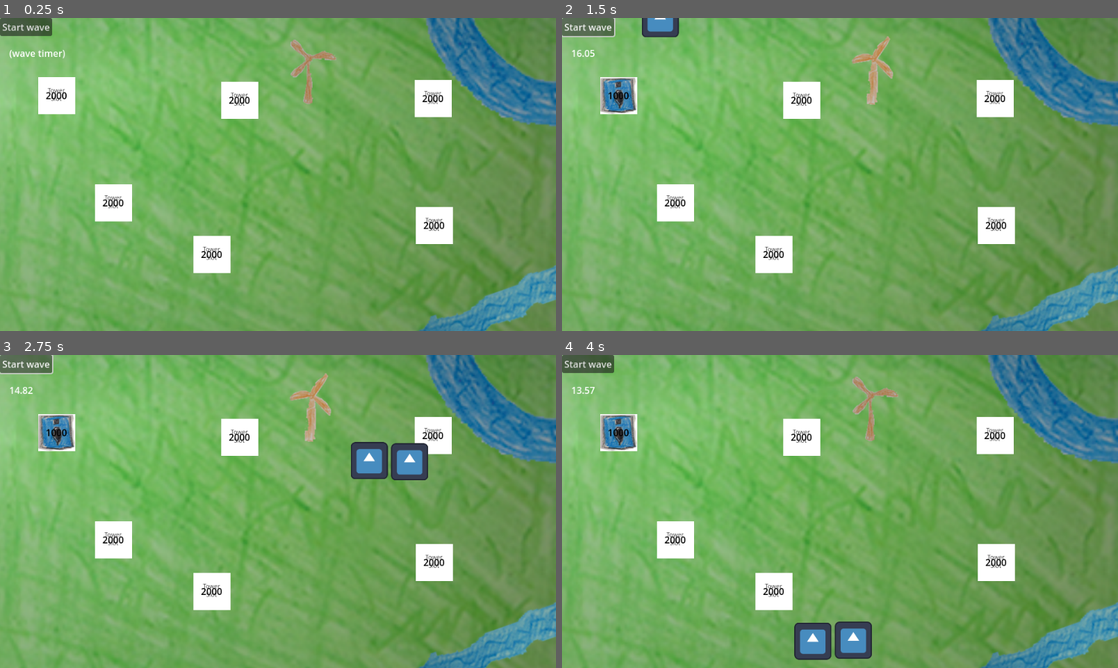
Above: before the commit, frames 1-4 (two rows, left to right).
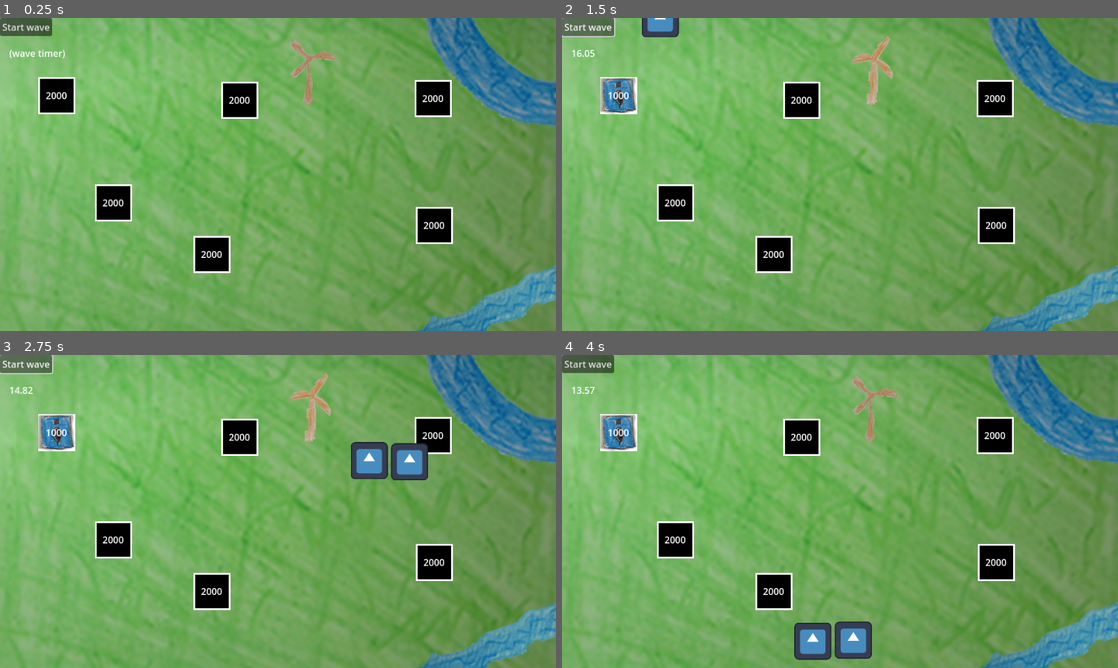
Above: after the commit, the same moments.

Repository: sjerpsthomas/lewe-game-jam
Game: Godot game, scene res://world/dummy/dummy_world.tscn
Same seed, same stepped clock (60 frames per second), same inputs: the game is played once before the commit and once after it. The engine's default icon, where the game draws it, is replaced by a stand-in: a white triangle on a blue panel in a dark square.
Inputs (mouse positions are in pixels of both pictures, inside the frame that each line leads up to):
- Up to frame 1 (0.25 s): no input
- Up to frame 2 (1.5 s): click (617, 96) at 0.52 s; click "Start wave" at 1.25 s
- Up to frame 3 (2.75 s): click "Start wave" at 2 s
- Up to frame 4 (4 s): click (617, 433) at 2.77 s; click (617, 433) at 3.52 s

The runs differ from the first frame. In frame 1, 4.0% of the frame differs, in the area x 7-82%, y 19-82%; in frame 2, 3.4%; in frame 3, 3.4%; in frame 4, 3.4%.

Commit message:
nieuwe tower slot look

Diff:
--- a/tower/slot/tower_slot.gd
+++ b/tower/slot/tower_slot.gd
@@ -17,7 +17,7 @@
 	current_child_tower = current_child_scene.instantiate()
 	add_child(current_child_tower)
 	if current_child_tower.cost_to_upgrade > 0:
-		cost_label.text = "[center][color=black]"+str(current_child_tower.cost_to_upgrade)+"[/color][/center]"
+		cost_label.text = "[center]"+str(current_child_tower.cost_to_upgrade)+"[/center]"
 		cost_label.visible = true
 	else:
 		cost_label.visible = false
--- a/tower/slot/tower_slot.tscn
+++ b/tower/slot/tower_slot.tscn
@@ -21,7 +21,7 @@
 pivot_offset = Vector2(32, 32)
 mouse_filter = 2
 bbcode_enabled = true
-text = "[center][color=black]2000[/color][/center]"
+text = "[center]2000[/center]"
 
 [node name="TextureButton" type="TextureButton" parent="."]
 z_index = 2
Binary file changed: tower/slot/tower_slot_sprite.png
